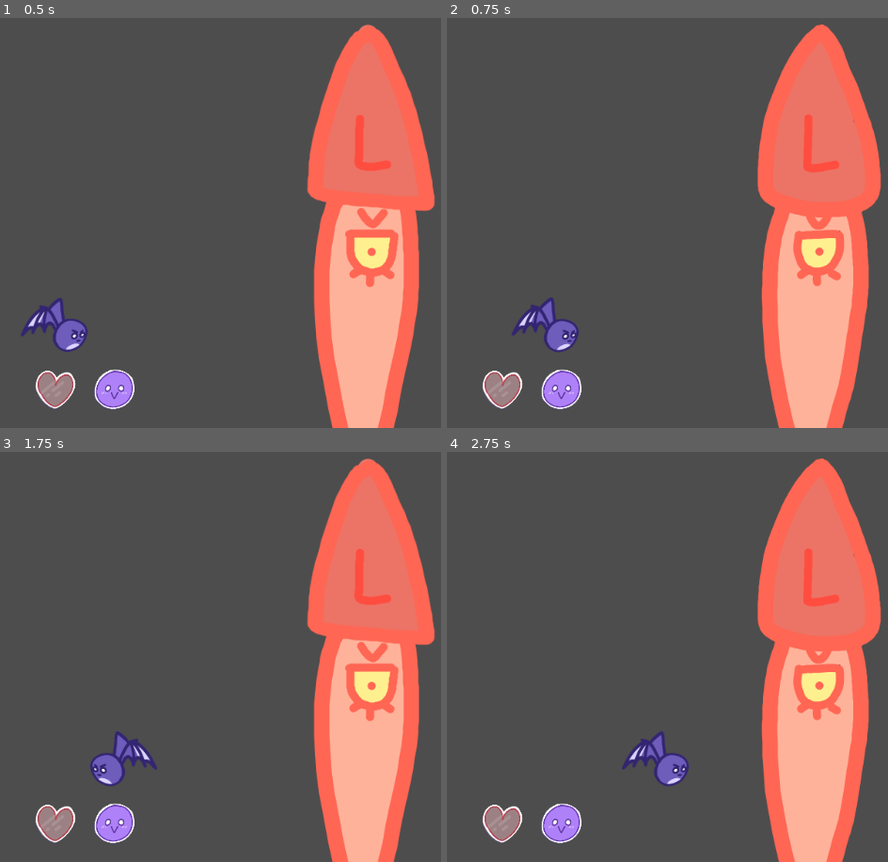
Above: before the commit, frames 1-4 (two rows, left to right).
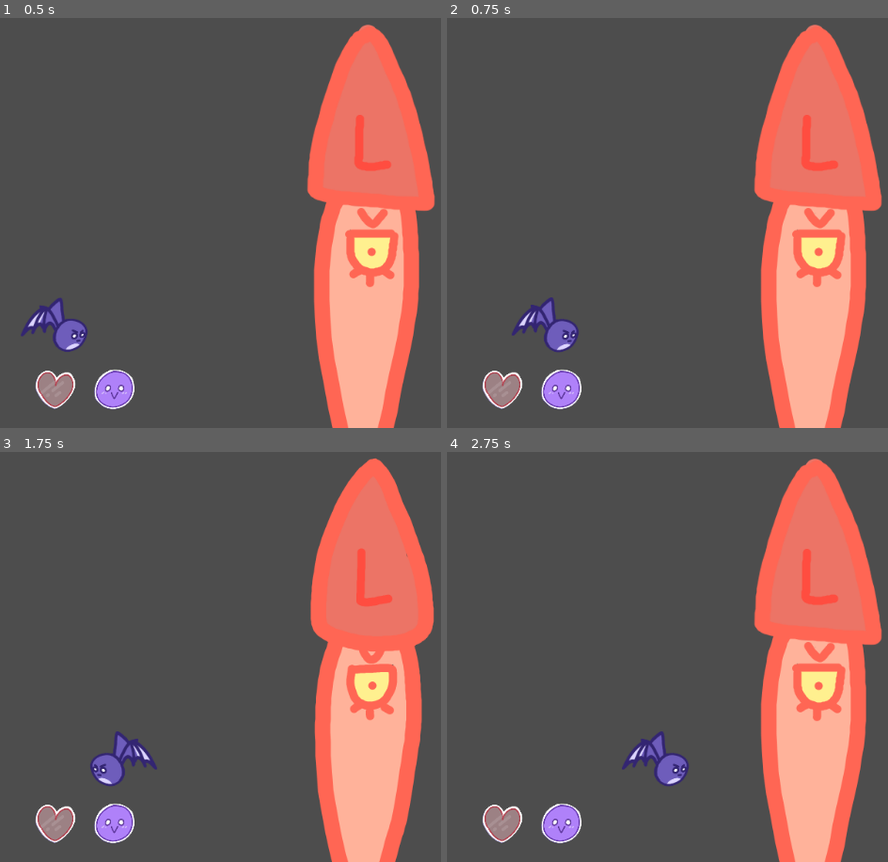
Above: after the commit, the same moments.

Repository: TheRealGecko/SandwichParody
Game: Godot game, scene res://stage_3.tscn
Same seed, same stepped clock (60 frames per second), same inputs: the game is played once before the commit and once after it.
Inputs:
- Up to frame 1 (0.5 s): no input
- Up to frame 2 (0.75 s): hold Right (right) from 0.53 s (still down)
- Up to frame 3 (1.75 s): release Right (right) at 1.28 s; hold Left (left) from 1.28 s (still down)
- Up to frame 4 (2.75 s): release Left (left) at 2.03 s; hold Right (right) from 2.03 s (still down)

Frame 1 is identical in both runs. In frame 2, 2.6% of the frame differs, in the area x 69-99%, y 1-100%; in frame 3, 2.6%; in frame 4, 2.6%.

Commit message:
fixed trolling area2d thing for player

Diff:
--- a/player.tscn
+++ b/player.tscn
@@ -40,7 +40,7 @@
 [sub_resource type="RectangleShape2D" id="RectangleShape2D_v0hg3"]
 size = Vector2(39, 41.75)
 
-[node name="Player" type="Node2D"]
+[node name="Player" type="Area2D"]
 script = ExtResource("1_s7m3v")
 
 [node name="Body" type="CharacterBody2D" parent="."]
@@ -55,3 +55,7 @@
 [node name="CollisionShape" type="CollisionShape2D" parent="Body"]
 position = Vector2(-0.5, -1.125)
 shape = SubResource("RectangleShape2D_v0hg3")
+
+[node name="CollisionShape" type="CollisionShape2D" parent="."]
+position = Vector2(-0.5, -1.125)
+shape = SubResource("RectangleShape2D_v0hg3")
--- a/stage_3.tscn
+++ b/stage_3.tscn
@@ -45,7 +45,7 @@
 "duration": 0.5,
 "texture": SubResource("AtlasTexture_be75v")
 }, {
-"duration": 0.7,
+"duration": 0.5,
 "texture": SubResource("AtlasTexture_gx8bl")
 }, {
 "duration": 1.0,
@@ -86,9 +86,9 @@
 [node name="bgsindy" type="AnimatedSprite2D" parent="."]
 position = Vector2(512, 300)
 sprite_frames = SubResource("SpriteFrames_qb4fp")
-animation = &"dab"
+animation = &"mad"
 autoplay = "mad"
-frame_progress = 0.591149
+frame_progress = 0.32371
 
 [node name="ground" type="StaticBody2D" parent="."]
 
